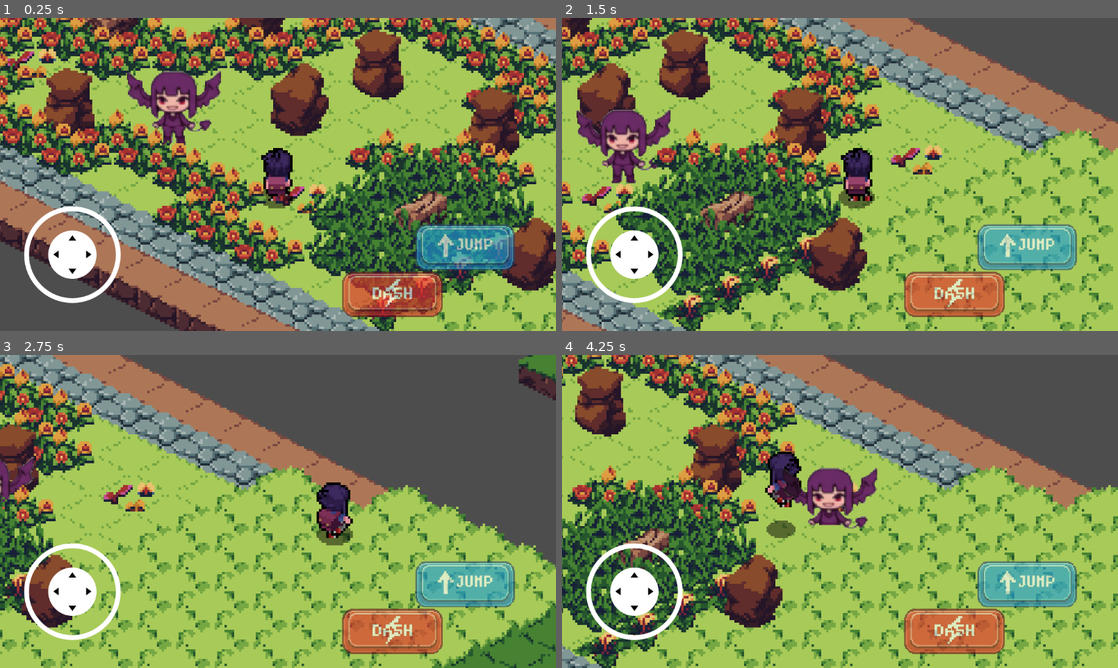
Above: before the commit, frames 1-4 (two rows, left to right).
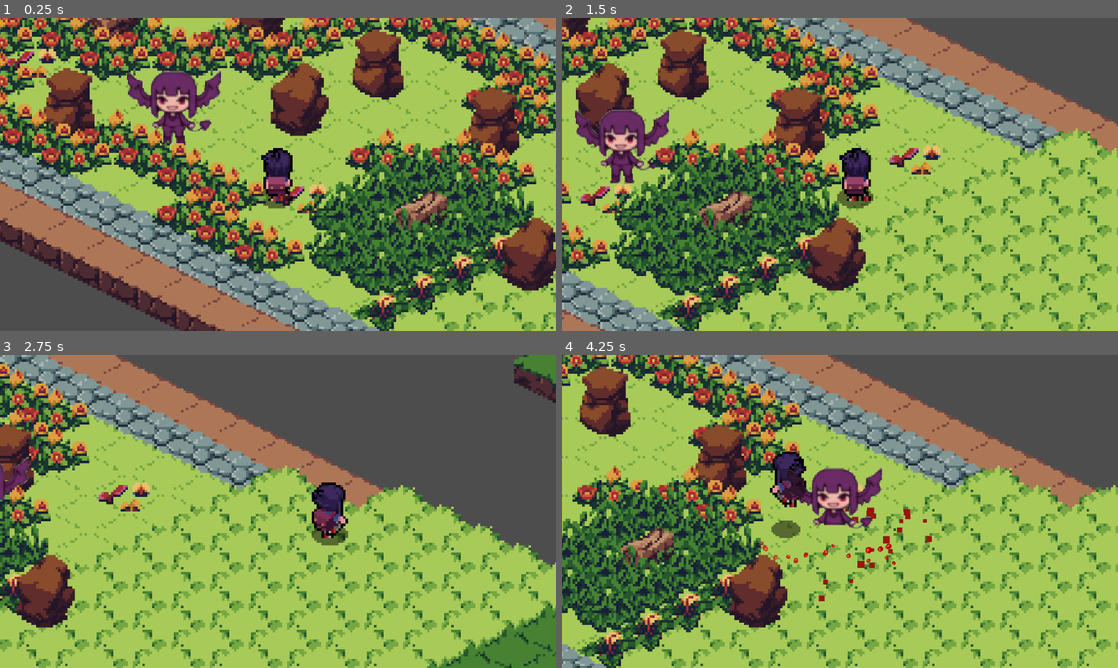
Above: after the commit, the same moments.

Repository: wetdino21/pinoy_legends
Game: Godot game, scene res://scenes/world.tscn
Same seed, same stepped clock (60 frames per second), same inputs: the game is played once before the commit and once after it.
Inputs (mouse positions are in pixels of both pictures, inside the frame that each line leads up to):
- Up to frame 1 (0.25 s): no input
- Up to frame 2 (1.5 s): move the mouse to (962, 158) at 0.52 s; hold D (right) 0.53-1.25 s; tap Shift (dash) at 0.6 s; click (962, 158) at 0.67 s; tap Space (jump) at 0.77 s; drag from (728, 190) to (812, 237) at 1.27 s
- Up to frame 3 (2.75 s): move the mouse to (333, 442) at 2.02 s; hold D (right) from 2.03 s (still down); tap Shift (dash) at 2.1 s
- Up to frame 4 (4.25 s): release D (right) at 2.75 s; drag from (812, 574) to (673, 464) at 2.77 s; move the mouse to (1006, 558) at 3.52 s; hold A (left) from 3.53 s (still down); tap Shift (dash) at 3.6 s; tap Space (jump) at 3.77 s

The runs differ from the first frame. In frame 1, 7.0% of the frame differs, in the area x 4-93%, y 60-96%; in frame 2, 25%; in frame 3, 31%; in frame 4, 41%, in the area x 0-100%, y 0-100%.

Commit message:
Glow edge player, blood stains enemy

Diff:
--- a/animations/animation-player.tres
+++ b/animations/animation-player.tres
@@ -750,5 +750,5 @@
 }],
 "loop": true,
 "name": &"walk_up",
-"speed": 5.0
+"speed": 10.0
 }]
--- /dev/null
+++ b/assets/shaders/glow_default.gdshader
@@ -0,0 +1,38 @@
+shader_type canvas_item;
+
+uniform bool enable_glow = false;
+uniform vec4 glow_color : source_color = vec4(1.0, 1.0, 0.0, 1.0); // Yellow
+uniform float glow_thickness = 2.0;
+uniform float glow_softness = 1.5; // Controls fade smoothness
+
+void fragment() {
+    vec4 base = texture(TEXTURE, UV);
+
+    if (base.a > 0.01) {
+        COLOR = base;
+    } else {
+        float glow = 0.0;
+        vec2 tex_size = vec2(textureSize(TEXTURE, 0));
+
+        // Sample in a 5x5 grid
+        for (int x = -2; x <= 2; x++) {
+            for (int y = -2; y <= 2; y++) {
+                vec2 offset = vec2(float(x), float(y));
+                float distance = length(offset);
+                if (distance <= glow_thickness) {
+                    vec2 sample_uv = UV + offset / tex_size;
+                    float alpha = texture(TEXTURE, sample_uv).a;
+                    float weight = 1.0 - smoothstep(0.0, glow_thickness, distance);
+                    glow += alpha * weight;
+                }
+            }
+        }
+
+        if (enable_glow && glow > 0.0) {
+            float intensity = clamp(glow * glow_softness, 0.0, 1.0);
+            COLOR = vec4(glow_color.rgb, intensity * glow_color.a);
+        } else {
+            discard;
+        }
+    }
+}
--- /dev/null
+++ b/assets/shaders/glow_edge.gdshader
@@ -0,0 +1,52 @@
+shader_type canvas_item;
+
+uniform bool enable_glow = false;
+uniform vec4 glow_color : source_color = vec4(1.0, 1.0, 0.0, 1.0); // Yellow
+uniform float glow_thickness = 2.0;
+uniform float glow_softness = 1.5; // Controls fade smoothness
+
+// Animation speed: pulses per second (set high for sharp fast pulse)
+uniform float pulse_speed = 8.0;
+
+void fragment() {
+    vec4 base = texture(TEXTURE, UV);
+
+    if (base.a > 0.01) {
+        COLOR = base;
+    } else {
+        float glow = 0.0;
+        vec2 tex_size = vec2(textureSize(TEXTURE, 0));
+
+        // Sample in a 5x5 grid
+        for (int x = -2; x <= 2; x++) {
+            for (int y = -2; y <= 2; y++) {
+                vec2 offset = vec2(float(x), float(y));
+                float distance = length(offset);
+                if (distance <= glow_thickness) {
+                    vec2 sample_uv = UV + offset / tex_size;
+                    float alpha = texture(TEXTURE, sample_uv).a;
+                    float weight = 1.0 - smoothstep(0.0, glow_thickness, distance);
+                    glow += alpha * weight;
+                }
+            }
+        }
+
+        if (enable_glow && glow > 0.0) {
+            // Sharp spike pulse between 0 and 1 using fract + step
+            float t = fract(TIME * pulse_speed);
+            float pulse = step(0.8, t); // Pulse ON only when t > 0.8 (20% of cycle)
+
+            // Smoothly fade in/out around the pulse for less harsh edge
+            pulse *= smoothstep(0.8, 1.0, t);
+
+            float intensity = clamp(glow * glow_softness * pulse, 0.0, 1.0);
+            COLOR = vec4(glow_color.rgb, intensity * glow_color.a);
+        } else {
+            discard;
+        }
+    }
+}
+
+
+
+//no animation
--- /dev/null
+++ b/scenes/blood_stain.gd
@@ -0,0 +1,16 @@
+extends Node2D
+
+@export var lifetime: float = 10.0
+@export var fade_start: float = 8.0  # When to start fading
+
+@onready var sprite = $Sprite2D
+
+func _ready():
+    # Start fading after fade_start seconds
+    var tween = create_tween()
+    tween.tween_property(sprite, "modulate:a", 0.0, lifetime - fade_start)
+    tween.tween_callback(queue_free)
+
+    # Add initial random squish to make drops look more natural
+    var squish = randf_range(0.8, 1.2)
+    sprite.scale = Vector2(squish, 1.0/squish)  # Maintain area while squishing
--- /dev/null
+++ b/scenes/blood_stain.tscn
@@ -0,0 +1,13 @@
+[gd_scene load_steps=3 format=3 uid="uid://bu68xjb1qw6cj"]
+
+[ext_resource type="Script" uid="uid://ceykbr15i3isk" path="res://scenes/blood_stain.gd" id="1_cu4hb"]
+[ext_resource type="Texture2D" uid="uid://dc1at7yelng4n" path="res://assets/texture/blood_texture.png" id="2_71q4f"]
+
+[node name="BloodStain" type="Node2D"]
+script = ExtResource("1_cu4hb")
+
+[node name="Sprite2D" type="Sprite2D" parent="."]
+scale = Vector2(0.135, 0.135)
+texture = ExtResource("2_71q4f")
+region_rect = Rect2(272, 208, 16, 16)
+region_filter_clip_enabled = true
--- /dev/null
+++ b/scenes/camera_2d.gd
@@ -0,0 +1,24 @@
+extends Camera2D
+
+# Shake settings
+var shake_amount := 0.0
+var shake_duration := 0.0
+var shake_timer := 0.0
+
+func _process(delta: float) -> void:
+    if shake_timer > 0:
+        shake_timer -= delta
+
+        var offset_x = randf_range(-1.0, 1.0) * shake_amount
+        var offset_y = randf_range(-1.0, 1.0) * shake_amount
+        offset = Vector2(offset_x, offset_y)
+
+        if shake_timer <= 0:
+            offset = Vector2.ZERO
+    else:
+        offset = Vector2.ZERO
+
+func start_shake(amount: float, duration: float) -> void:
+    shake_amount = amount
+    shake_duration = duration
+    shake_timer = duration
--- a/scenes/character_sprite.tscn
+++ b/scenes/character_sprite.tscn
@@ -10,7 +10,7 @@
 
 [node name="CharacterSprite" type="AnimatedSprite2D"]
 sprite_frames = ExtResource("2_kciyk")
-animation = &"idle_down"
+animation = &"walk_up"
 script = ExtResource("1_k8qwi")
 
 [node name="SilhouetteSprite" type="AnimatedSprite2D" parent="."]
--- a/scenes/enemy.tscn
+++ b/scenes/enemy.tscn
@@ -13,6 +13,8 @@
 [sub_resource type="CapsuleShape2D" id="CapsuleShape2D_md0e3"]
 radius = 5.99993
 height = 16.4402
+
+[sub_resource type="CapsuleShape2D" id="CapsuleShape2D_xwavj"]
 
 [node name="Enemy" type="Node2D"]
 scale = Vector2(0.5, 0.5)
@@ -48,3 +50,20 @@
 [node name="Area2D" type="Area2D" parent="."]
 
 [node name="CollisionShape2D" type="CollisionShape2D" parent="Area2D"]
+shape = SubResource("CapsuleShape2D_xwavj")
+
+[node name="BloodParticles" type="CPUParticles2D" parent="."]
+z_index = -1
+position = Vector2(0, 18)
+amount = 20
+use_fixed_seed = true
+seed = 956029360
+lifetime_randomness = 0.4
+draw_order = 1
+emission_shape = 1
+emission_sphere_radius = 15.66
+particle_flag_align_y = true
+spread = 30.0
+gravity = Vector2(0, 100)
+scale_amount_max = 3.0
+color = Color(0.590831, 0.0905171, 0.0525837, 1)
--- /dev/null
+++ b/scenes/player.gdshader
@@ -0,0 +1,14 @@
+shader_type canvas_item;
+
+void vertex() {
+	// Called for every vertex the material is visible on.
+}
+
+void fragment() {
+	// Called for every pixel the material is visible on.
+}
+
+//void light() {
+//	// Called for every pixel for every light affecting the CanvasItem.
+//	// Uncomment to replace the default light processing function with this one.
+//}
--- a/scenes/player.tscn
+++ b/scenes/player.tscn
@@ -1,12 +1,22 @@
-[gd_scene load_steps=16 format=3 uid="uid://sjsihxron4pj"]
+[gd_scene load_steps=19 format=3 uid="uid://sjsihxron4pj"]
 
 [ext_resource type="Script" uid="uid://th2kqjsgb2cf" path="res://scripts/player.gd" id="1_g2els"]
 [ext_resource type="Texture2D" uid="uid://crw6b1dneb3kh" path="res://assets/characters/Dash_Shadow.png" id="2_dqkch"]
 [ext_resource type="PackedScene" uid="uid://dq8cgh15aw21q" path="res://scenes/character_sprite.tscn" id="2_qhqgy"]
+[ext_resource type="Shader" uid="uid://bdulcylfbyupd" path="res://assets/shaders/glow_edge.gdshader" id="4_dqkch"]
+[ext_resource type="Script" uid="uid://b8ht4b7k3atvm" path="res://scenes/camera_2d.gd" id="5_qlg0r"]
 
 [sub_resource type="CapsuleShape2D" id="CapsuleShape2D_g2els"]
 radius = 5.0
 height = 10.0
+
+[sub_resource type="ShaderMaterial" id="ShaderMaterial_qhqgy"]
+shader = ExtResource("4_dqkch")
+shader_parameter/enable_glow = false
+shader_parameter/glow_color = Color(1, 1, 0, 1)
+shader_parameter/glow_thickness = 2.0
+shader_parameter/glow_softness = 1.5
+shader_parameter/pulse_speed = 8.0
 
 [sub_resource type="AnimationNodeBlendSpace2D" id="AnimationNodeBlendSpace2D_g2els"]
 
@@ -59,7 +69,6 @@
 [node name="CollisionShape2D" type="CollisionShape2D" parent="."]
 position = Vector2(0, 7)
 shape = SubResource("CapsuleShape2D_g2els")
-debug_color = Color(0, 0.561418, 0.882855, 1)
 
 [node name="Shadow" type="Sprite2D" parent="."]
 position = Vector2(0, -1)
@@ -68,6 +77,7 @@
 region_rect = Rect2(0, 0, 50, 64)
 
 [node name="AnimatedSprite2D" parent="." instance=ExtResource("2_qhqgy")]
+material = SubResource("ShaderMaterial_qhqgy")
 animation = &"dash_down"
 frame_progress = 0.751277
 
@@ -75,6 +85,7 @@
 zoom = Vector2(5, 5)
 position_smoothing_enabled = true
 rotation_smoothing_enabled = true
+script = ExtResource("5_qlg0r")
 
 [node name="AnimationPlayer" type="AnimationPlayer" parent="."]
 
--- a/scenes/world.gd
+++ b/scenes/world.gd
@@ -1,6 +1,6 @@
 extends Node2D
 
-@onready var Joystick = $Joystick  # Adjust to match your node path
+#@onready var Joystick = $Joystick  # Adjust to match your node path
 
 func _ready():
     pass
--- a/scenes/world.tscn
+++ b/scenes/world.tscn
@@ -163,7 +163,6 @@
 tile_set = ExtResource("2_4wyf3")
 
 [node name="boundary" type="TileMapLayer" parent="."]
-visible = false
 position = Vector2(449, 383)
 tile_map_data = PackedByteArray("AAD4/wYAAQAAAAAAAAD5/wYAAQAAAAAAAAD6/wYAAQAAAAAAAAD7/wYAAQAAAAAAAAD8/wYAAQAAAAAAAAD9/w …(4880 unchanged characters)…
 tile_set = SubResource("TileSet_qfnet")
@@ -179,6 +178,7 @@
 position = Vector2(415, 378)
 
 [node name="MobileUI" type="CanvasLayer" parent="."]
+visible = false
 
 [node name="VirtualJoystick" parent="MobileUI" instance=ExtResource("8_4mrxx")]
 joystick_mode = 1
--- a/scripts/enemy.gd
+++ b/scripts/enemy.gd
@@ -13,13 +13,46 @@
 var player: CharacterBody2D
 var stuck_timer := 0.0
 
+var blood_timer := 0.0
+var blood_interval := 0.1
+var delay_buffer := []  # Stores old positions
+var blood_delay_time := 0.5  # Delay in seconds
+
 @onready var body = $Body
 @onready var head = $Head
+@onready var blood_particles = $BloodParticles
+@onready var blood_stain_scene = preload("res://scenes/blood_stain.tscn")
 
 func _ready():
     time_until_detach = detach_interval
     head.position = body.position
     player = get_tree().get_first_node_in_group("player")
+    if blood_particles:
+        blood_particles.emitting = false
+
+func _process(delta: float) -> void:
+    if is_detached:
+        if blood_particles:
+            blood_particles.global_position = head.global_position
+            blood_particles.emitting = true
+
+        #blood stain
+        blood_timer -= delta
+
+        # Store head position for delay effect
+        delay_buffer.append(head.global_position)
+
+        # Remove old positions
+        var max_buffer_size = int(blood_delay_time / delta)
+        if delay_buffer.size() > max_buffer_size:
+            delay_buffer.pop_front()
+
+        if blood_timer <= 0.0 and delay_buffer.size() >= max_buffer_size:
+            blood_timer = blood_interval
+            spawn_blood_trail()
+    else:
+        if blood_particles:
+            blood_particles.emitting = false
 
 func _physics_process(delta):
     if is_returning:
@@ -100,3 +133,22 @@
     # Smoothly set final position
     head.global_position = body.global_position
     #print("Head reattached!")
+
+func spawn_blood_trail():
+    var base_position = delay_buffer[0]
+    base_position.y += 20  # Drop offset to simulate falling from head
+
+    for i in range(3):
+        var blood = blood_stain_scene.instantiate()
+
+        # Slight random offset around the base position
+        var offset = Vector2(
+            randf_range(-10, 10),
+            randf_range(-4, 4)
+        )
+        blood.global_position = base_position + offset
+
+        blood.rotation = randf_range(0.0, TAU)
+        blood.scale = Vector2.ONE * randf_range(0.05, 0.1)
+
+        get_tree().current_scene.add_child(blood)
--- a/scripts/player.gd
+++ b/scripts/player.gd
@@ -47,10 +47,11 @@
 
     # dashing logic
     if is_dashing:
-        print("dashingg")
+        #print("dashingg")
         dash_timer -= delta
         if dash_timer <= 0.0:
             is_dashing = false
+            set_glow_enabled(false)
         velocity = dash_direction * dash_speed
     else:
         # Input only works when not dashing
@@ -74,6 +75,7 @@
 
         if Input.is_action_just_pressed("dash") and direction != Vector2.ZERO:
             _start_dash()
+            $Camera2D.start_shake(1.0, 0.15)
             # is_dashing = true
             # dash_timer = dash_duration
             # dash_direction = direction
@@ -94,6 +96,7 @@
 
 func _start_dash():
     is_dashing = true
+    set_glow_enabled(true)
     dash_timer = dash_duration
     dash_direction = direction
 
@@ -135,6 +138,10 @@
 
     return "idle_" + ("up" if last_facing_up else "down")
 
+func set_glow_enabled(enabled: bool):
+    var mat = characterSprite.material
+    if mat and mat is ShaderMaterial:
+        mat.set_shader_parameter("enable_glow", enabled)
 
 #func _on_jump_button_pressed():
     #print("JUmpp click btn")
Not shown, added: assets/shaders/glow_default.gdshader.uid
Not shown, added: assets/shaders/glow_edge.gdshader.uid
Binary file added: assets/texture/big_blood_texture.jpg
Not shown, added: assets/texture/big_blood_texture.jpg.import
Binary file added: assets/texture/blood_texture.png
Not shown, added: assets/texture/blood_texture.png.import
Binary file added: assets/texture/blood_texture2.png
Not shown, added: assets/texture/blood_texture2.png.import
Not shown, added: scenes/blood_stain.gd.uid
Not shown, added: scenes/camera_2d.gd.uid
Not shown: 1 places in scenes/enemy.tscn that only renumber resources
Not shown, added: scenes/player.gdshader.uid
